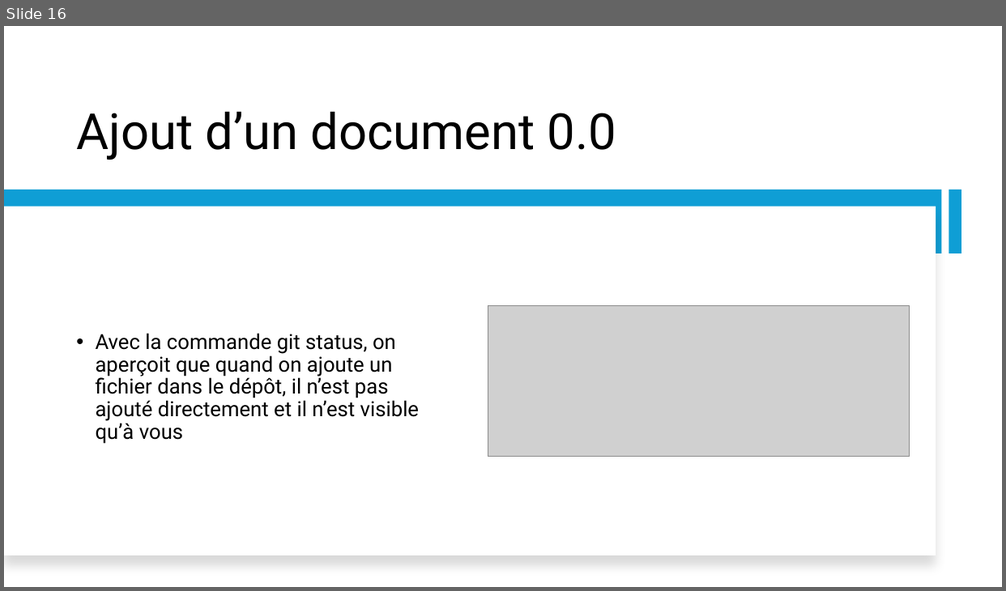
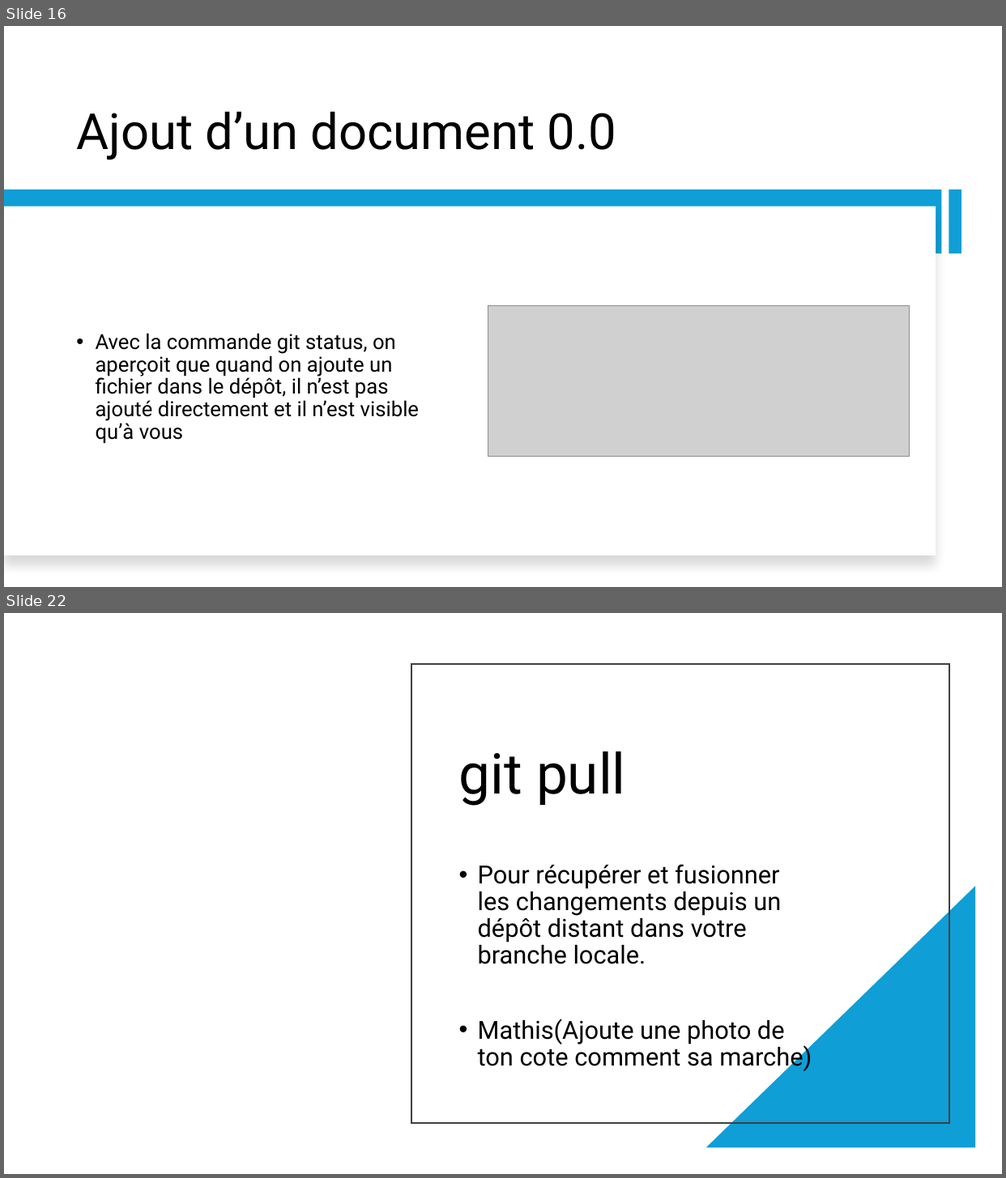
Before and after one commit to HugoSiriphong/TPSecurity, a slide deck: TP PROJET SCRUMDevSecOps.pptx. Shown one above the other, each under a label of ours: slide 16 before the commit, slides 16 and 22 after it; the slides between them are not shown. The pictures are 1006x591 and 1006x1178 pixels, drawn with LibreOffice and Linux fonts; fonts in the diff are those of the drawing; grey boxes stand for pictures. Boxes give left, top, right and bottom in pixels: in the first picture for what was removed or moved away, otherwise in the second. Text is boxed around its words. In the diff, an @@ line names an element or a change of style, - is before the commit and + after.

Commit message:
Ajout information

```diff
--- a/TP PROJET SCRUMDevSecOps.pptx
+++ b/TP PROJET SCRUMDevSecOps.pptx
@@ slide 22 added at [4, 613, 1002, 1174], background #FFFFFF @@
@@ rectangle added at [411, 664, 949, 1122], outline #404040 1.5 pt @@
@@ title added at [459, 752, 626, 806], 54 pt, text #000000 @@
+git pull
@@ text added at [478, 864, 812, 1072], 24 pt, text #000000 @@
+• Pour récupérer et fusionner les changements depuis un dépôt distant dans votre branche locale.
+• Mathis(Ajoute une photo de ton cote comment sa marche)
@@ right triangle added at [706, 886, 976, 1148], fill #0F9ED5 @@
```
Also in this commit, not shown: 1 slide changed, 5 other slides added.
